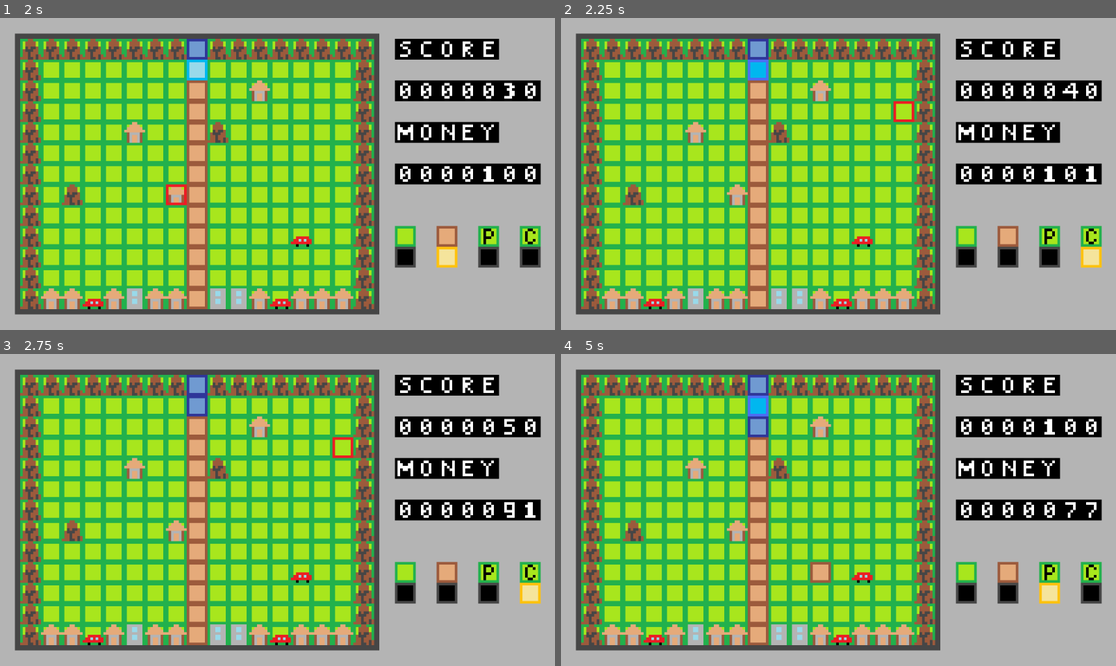
Above: before the commit, frames 1-4 (two rows, left to right).
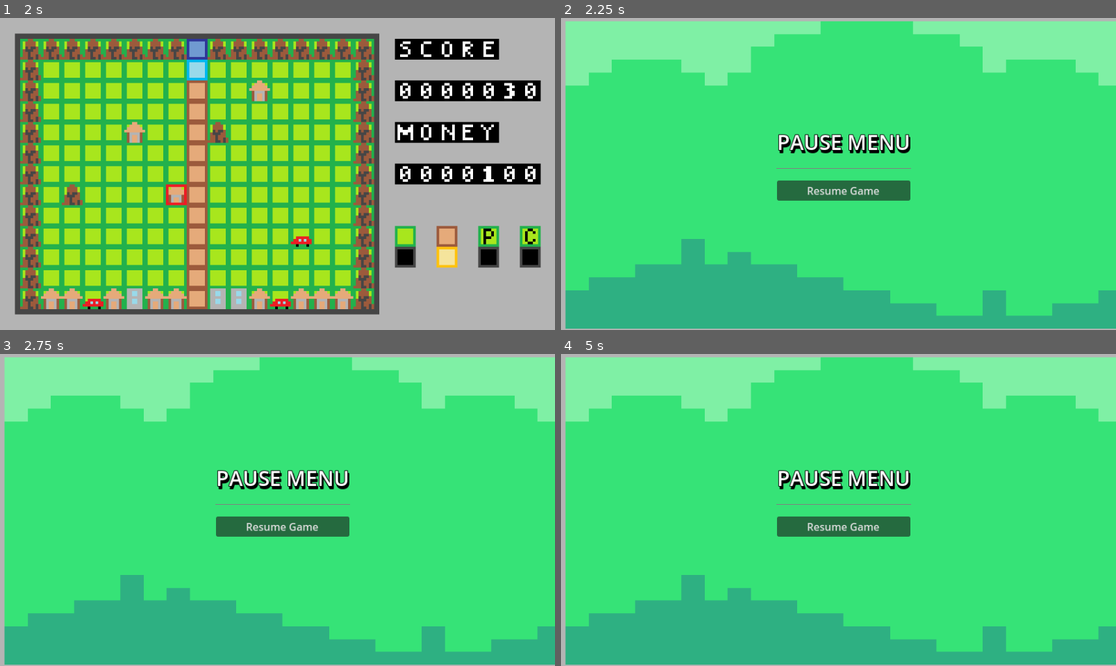
Above: after the commit, the same moments.

Repository: sho16ogura/cs292team5
Game: Godot game, scene res://mainGame.tscn
Same seed, same stepped clock (60 frames per second), same inputs: the game is played once before the commit and once after it. This scene is started directly instead of the project's main scene.
Inputs (mouse positions are in pixels of both pictures, inside the frame that each line leads up to):
- Up to frame 1 (2 s): tap Enter at 0.5 s; move the mouse to (399, 158) at 0.52 s; click (399, 158) at 0.6 s; move the mouse to (166, 189) at 1.27 s; click (166, 189) at 1.35 s
- Up to frame 2 (2.25 s): tap Space (pause) at 2 s; move the mouse to (894, 105) at 2.02 s; tap F (toggle_cistern) at 2.1 s
- Up to frame 3 (2.75 s): click (333, 441) at 2.3 s
- Up to frame 4 (5 s): click (844, 525) at 2.75 s, where only the run after the commit has a clickable "Resume Game"; move the mouse to (810, 572) at 3.52 s; tap S (toggle_dig) at 3.6 s; click (810, 572) at 3.8 s; move the mouse to (1005, 556) at 4.27 s; tap D (toggle_pump) at 4.35 s; click (1005, 556) at 4.55 s; tap Space (pause) at 4.9 s

Frame 1 is identical in both runs. In frame 2, 98% of the frame differs, in the area x 0-100%, y 0-100%; in frame 3, 98%; in frame 4, 98%.

Commit message:
Include instruction, etc

Diff:
--- a/team5project/end screen/end_screen.gd
+++ b/team5project/end screen/end_screen.gd
@@ -3,16 +3,16 @@
 
 #@onready var play_again_button = $MarginContainer/HBoxContainer/VBoxContainer/Play_Again_Button
 @onready var main_menu_button = $MarginContainer/HBoxContainer/VBoxContainer/Main_Menu_Button
-@onready var start_level = preload("res://mainGame.tscn") as PackedScene
+#@onready var start_level = preload("res://mainGame.tscn") as PackedScene
 @onready var main_menu = preload("res://main menu/main menu/main_menu.tscn") as PackedScene
-
+#@onready var main_menu = $Main_Menu
 func _ready():
 	#play_again_button.button_down.connect(on_start_pressed)
 	main_menu_button.button_down.connect(main_menu_pressed)
 	#var main_game_script = get_node("res://mainGame.gd")
 
-func on_start_pressed() -> void:
-	get_tree().change_scene_to_packed(start_level)
+#func on_start_pressed() -> void:
+#	get_tree().change_scene_to_packed(start_level)
 
 func set_score(score):
 	#var script_main_menu = get_node("res://mainGame.gd")
@@ -21,3 +21,4 @@
 
 func main_menu_pressed() -> void:
 	get_tree().change_scene_to_packed(main_menu)
+	#main_menu.visible = true
--- a/team5project/end screen/end_screen.tscn
+++ b/team5project/end screen/end_screen.tscn
@@ -1,8 +1,7 @@
-[gd_scene load_steps=6 format=3 uid="uid://mkomnbmd7eoh"]
+[gd_scene load_steps=5 format=3 uid="uid://mkomnbmd7eoh"]
 
 [ext_resource type="Script" path="res://end screen/end_screen.gd" id="1_dx8cw"]
 [ext_resource type="Texture2D" uid="uid://bow4opl3ptpvq" path="res://tile_0014_end_game.png" id="1_qn51r"]
-[ext_resource type="AudioStream" uid="uid://con41i8e4thap" path="res://Sakura-Girl-Peach-chosic.com_.mp3" id="3_6pwnc"]
 
 [sub_resource type="SystemFont" id="SystemFont_2ifao"]
 font_names = PackedStringArray("Impact")
@@ -93,7 +92,3 @@
 theme_override_fonts/font = SubResource("SystemFont_gqcxq")
 theme_override_font_sizes/font_size = 24
 text = "Main Menu"
-
-[node name="AudioStreamPlayer" type="AudioStreamPlayer" parent="."]
-stream = ExtResource("3_6pwnc")
-autoplay = true
--- /dev/null
+++ b/team5project/instruction menu/instruction_menu.gd
@@ -0,0 +1,15 @@
+class_name InstructionMenu
+extends Control
+
+@onready var exit_button = $MarginContainer/VBoxContainer/Exit_Button
+signal exit_settings_menu
+
+# Called when the node enters the scene tree for the first time.
+func _ready():
+	exit_button.button_down.connect(on_exit_pressed)
+	set_process(false)
+
+func on_exit_pressed() -> void:
+	#exit_settings_menu.emit()
+	#set_process(false)
+	get_tree().change_scene_to_file("res://pause menu/pause_menu.tscn")
--- /dev/null
+++ b/team5project/instruction menu/instruction_menu.tscn
@@ -0,0 +1,70 @@
+[gd_scene load_steps=5 format=3 uid="uid://cite8xk2dum54"]
+
+[ext_resource type="Script" path="res://instruction menu/instruction_menu.gd" id="1_royhc"]
+
+[sub_resource type="SystemFont" id="SystemFont_w5ia0"]
+font_names = PackedStringArray("Impact")
+
+[sub_resource type="SystemFont" id="SystemFont_tokv5"]
+font_names = PackedStringArray("Impact", "Impact")
+
+[sub_resource type="SystemFont" id="SystemFont_gx0ta"]
+font_names = PackedStringArray("Impact")
+
+[node name="instruction_menu" type="Control"]
+layout_mode = 3
+anchors_preset = 15
+anchor_right = 1.0
+anchor_bottom = 1.0
+grow_horizontal = 2
+grow_vertical = 2
+script = ExtResource("1_royhc")
+
+[node name="MarginContainer" type="MarginContainer" parent="."]
+layout_mode = 1
+anchors_preset = 15
+anchor_right = 1.0
+anchor_bottom = 1.0
+grow_horizontal = 2
+grow_vertical = 2
+
+[node name="VBoxContainer" type="VBoxContainer" parent="MarginContainer"]
+layout_mode = 2
+theme_override_constants/separation = -48
+
+[node name="Label" type="Label" parent="MarginContainer/VBoxContainer"]
+layout_mode = 2
+theme_override_colors/font_outline_color = Color(0, 0, 0, 1)
+theme_override_constants/outline_size = 12
+theme_override_fonts/font = SubResource("SystemFont_w5ia0")
+theme_override_font_sizes/font_size = 24
+text = "Instruction"
+horizontal_alignment = 1
+vertical_alignment = 1
+
+[node name="HSeparator" type="HSeparator" parent="MarginContainer/VBoxContainer"]
+layout_mode = 2
+theme_override_constants/separation = 140
+
+[node name="TextEdit" type="TextEdit" parent="MarginContainer/VBoxContainer"]
+custom_minimum_size = Vector2(800, 260)
+layout_mode = 2
+theme_override_fonts/font = SubResource("SystemFont_tokv5")
+theme_override_font_sizes/font_size = 16
+text = "* Your goal is stopping the water from reaching the bottom of the screen.
+* Controls:
+- Mouse to select and click tiles change
+- Space to pause the game
+- A: to remove river tiles (you cannot prevent the river from reaching the bottom of the screen)
+- S: to place riverbed tiles (default, cannot make a square)
+- D:  to place pumps (pump drains neighboring four tiles)
+- F: to place cisterns (improves efficiency of pump, need to be placed next to pump)"
+editable = false
+virtual_keyboard_enabled = false
+middle_mouse_paste_enabled = false
+
+[node name="Exit_Button" type="Button" parent="MarginContainer/VBoxContainer"]
+layout_mode = 2
+size_flags_vertical = 10
+theme_override_fonts/font = SubResource("SystemFont_gx0ta")
+text = "Exit"
--- a/team5project/main menu/main menu/main_menu.gd
+++ b/team5project/main menu/main menu/main_menu.gd
@@ -8,6 +8,7 @@
 @onready var start_level = preload("res://mainGame.tscn") as PackedScene
 @onready var settings_menu = $Settings_Menu as SettingsMenu
 @onready var margin_container = $MarginContainer as MarginContainer
+#@onready var main_game = $Node2D
 
 func _ready():
 	handling_connecting_signals()
--- a/team5project/mainGame.gd
+++ b/team5project/mainGame.gd
@@ -622,13 +622,11 @@
 	if get_tile_type(Vector2i(8, 12)) == TILE.WATER and global_lockout == false:
 		global_lockout = true
 		print("game over!")
-		#end_screen.set_score(score - 10)
-		#end_screen.visible = true
-		#tilemap.visible = false
-		#score = get_score()
-		#await get_tree().create_timer(2).timeout
+		end_screen.set_score(score - 10)
+		end_screen.visible = true
+		tilemap.visible = false
 		print(score)
-		get_tree().change_scene_to_file("res://end screen/end_screen.tscn")
+		#get_tree().change_scene_to_file("res://end screen/end_screen.tscn")
 
 	for y in range(12, 0, -1):
 		for x in range(16, 0 , -1):
--- a/team5project/mainGame.tscn
+++ b/team5project/mainGame.tscn
@@ -8,6 +8,8 @@
 [ext_resource type="AudioStream" uid="uid://d1twaokdntpq7" path="res://error.wav" id="5_hj26o"]
 [ext_resource type="AudioStream" uid="uid://cbhjguvy5pxft" path="res://destruction.wav" id="6_1mp51"]
 [ext_resource type="AudioStream" uid="uid://q1sc303erpj0" path="res://pumping-water.mp3" id="7_5c7lh"]
+[ext_resource type="PackedScene" uid="uid://mkomnbmd7eoh" path="res://end screen/end_screen.tscn" id="9_pphkb"]
+[ext_resource type="PackedScene" uid="uid://cqpx1ehejg0ob" path="res://pause menu/pause_menu.tscn" id="10_y5324"]
 
 [sub_resource type="TileSetAtlasSource" id="TileSetAtlasSource_odmwb"]
 texture = ExtResource("2_gx5xf")
@@ -138,6 +140,21 @@
 [node name="pumping_water_sfx" type="AudioStreamPlayer" parent="TileMap"]
 stream = ExtResource("7_5c7lh")
 
+[node name="end_screen" parent="." instance=ExtResource("9_pphkb")]
+visible = false
+custom_minimum_size = Vector2(100, 400)
+offset_left = 2.0
+offset_top = 2.0
+offset_right = 852.0
+offset_bottom = 477.0
+
+[node name="pause_menu" parent="." instance=ExtResource("10_y5324")]
+visible = false
+offset_left = 435.0
+offset_top = 241.0
+offset_right = 435.0
+offset_bottom = 241.0
+
 [connection signal="timeout" from="TileMap/Timer" to="." method="_on_timer_timeout"]
 [connection signal="timeout" from="TileMap/MoneyTimer" to="." method="_on_money_timer_timeout"]
 [connection signal="timeout" from="TileMap/FloodTimer" to="." method="_on_flood_timer_timeout"]
--- a/team5project/pause menu/pause_menu.tscn
+++ b/team5project/pause menu/pause_menu.tscn
@@ -1,8 +1,7 @@
-[gd_scene load_steps=6 format=3 uid="uid://cqpx1ehejg0ob"]
+[gd_scene load_steps=5 format=3 uid="uid://cqpx1ehejg0ob"]
 
 [ext_resource type="Script" path="res://pause_menu.gd" id="1_4yw8a"]
 [ext_resource type="Texture2D" uid="uid://eess7uyvg1uh" path="res://tile_0014.png" id="2_lpafv"]
-[ext_resource type="PackedScene" uid="uid://bayrvi5tdmxbb" path="res://settings menu/settings_menu.tscn" id="3_oeqh2"]
 
 [sub_resource type="SystemFont" id="SystemFont_yj0ut"]
 font_names = PackedStringArray("Impact")
@@ -72,14 +71,4 @@
 theme_override_fonts/font = SubResource("SystemFont_junjl")
 text = "Resume Game"
 
-[node name="Instruction_Button" type="Button" parent="GridContainer"]
-layout_mode = 2
-theme_override_fonts/font = SubResource("SystemFont_junjl")
-text = "Instruction"
-
-[node name="Settings_Menu" parent="." instance=ExtResource("3_oeqh2")]
-visible = false
-layout_mode = 1
-
 [connection signal="pressed" from="GridContainer/Resume_Button" to="." method="_on_resume_button_pressed"]
-[connection signal="pressed" from="GridContainer/Instruction_Button" to="." method="_on_instruction_button_pressed"]
--- a/team5project/pause_menu.gd
+++ b/team5project/pause_menu.gd
@@ -1,8 +1,10 @@
 extends Control
 
-@onready var settings_menu = $Settings_Menu as SettingsMenu
-#@onready var texture_reac = $TextureRect as TextureRect
-
+#@onready var settings_menu = $Settings_Menu as SettingsMenu
+@onready var texture_reac = $TextureRect as TextureRect
+#@onready var instruction_menu = $instruction_menu as InstructionMenu
+@onready var grid_container = $GridContainer
+@onready var tilemap = $"../TileMap"
 var _is_paused: bool = false:
 	set = set_paused
 
@@ -17,9 +19,12 @@
 
 func _on_resume_button_pressed() -> void:
 	_is_paused = false
+	if grid_container.visible == false:
+		grid_container.visible = true
+		tilemap.visible = true
 
-func _on_instruction_button_pressed() -> void:
-	#settings_menu.set_process(true)
-	#settings_menu.visible = true
-	#texture_reac.visible = false
-	pass
+#func _on_instruction_button_pressed() -> void:
+#	instruction_menu.set_process(true)
+#	instruction_menu.visible = true
+#	texture_reac.visible = true
+#	grid_container.visible = false
Not shown: 1 places in team5project/mainGame.tscn that only renumber resources
